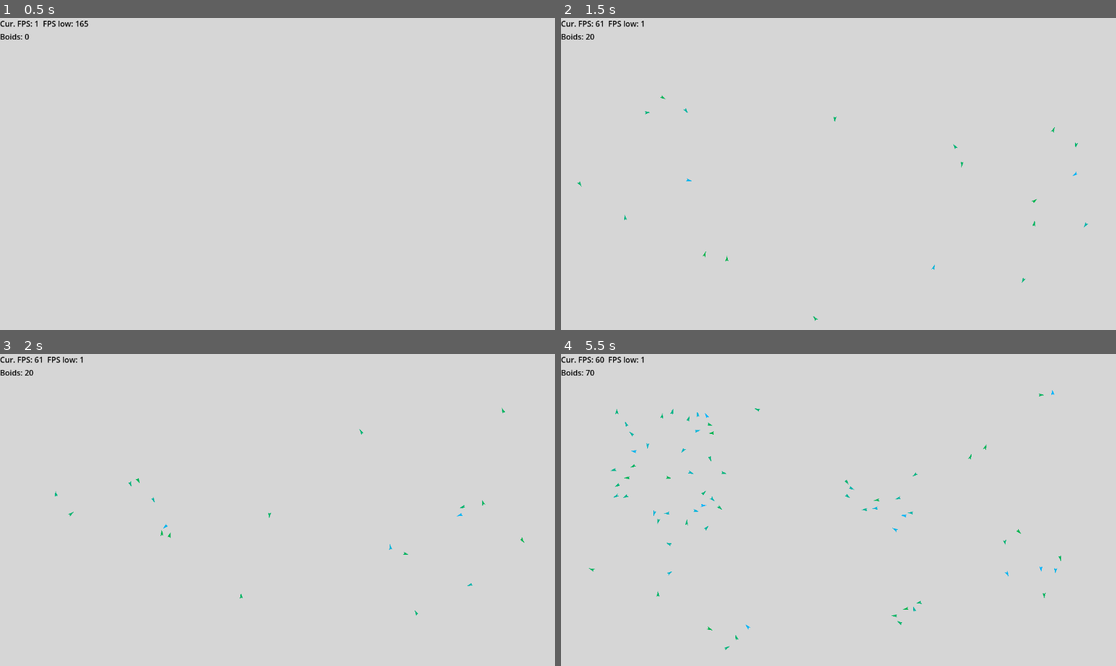
Above: before the commit, frames 1-4 (two rows, left to right).
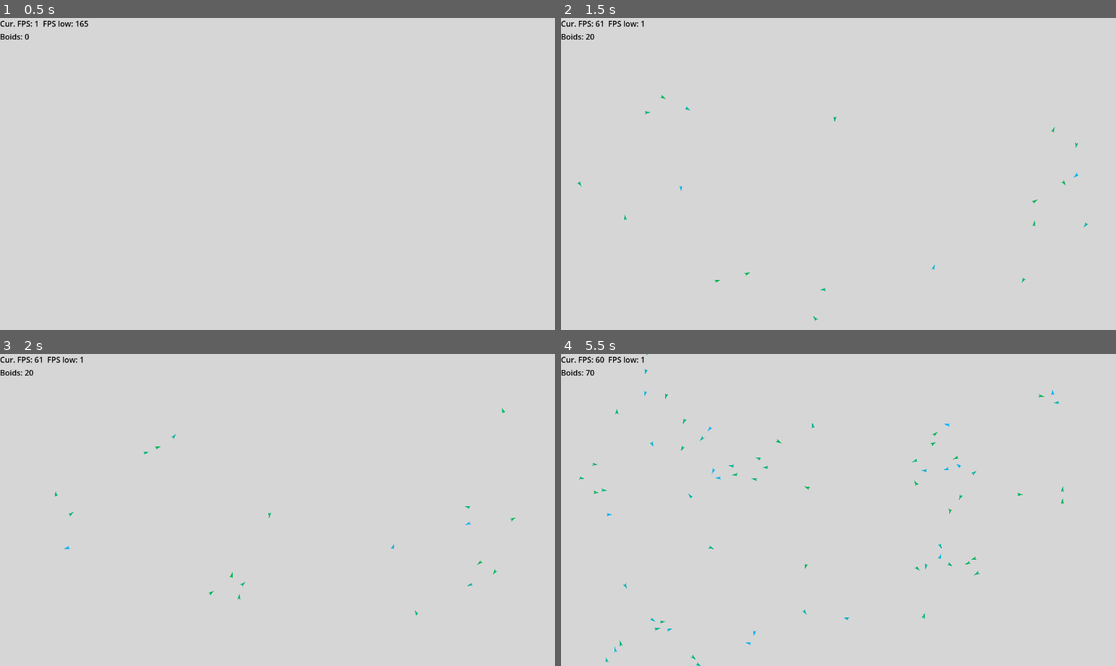
Above: after the commit, the same moments.

Repository: flamepineapple9/Boids
Game: Godot game, scene res://Scenes/Main.tscn
The game is run twice, just before and just after one commit, with the same random seed, the same clock (stepped at 60 frames per second) and the same inputs.
Inputs (mouse positions are in pixels of both pictures, inside the frame that each line leads up to):
- Up to frame 1 (0.5 s): no input
- Up to frame 2 (1.5 s): tap Enter at 0.5 s; move the mouse to (960, 158) at 0.52 s; tap Space (start) at 0.6, 1.35 s; move the mouse to (727, 189) at 1.27 s
- Up to frame 3 (2 s): no input
- Up to frame 4 (5.5 s): move the mouse to (894, 441) at 2.02 s; tap Space (start) every 0.75 s from 2.1 to 5.1 s; move the mouse to (810, 572) at 2.77 s; move the mouse to (1005, 556) at 3.52 s; move the mouse to (672, 463) at 4.27 s; move the mouse to (866, 510) at 5.02 s

Frame 1 is identical in both runs. In frame 2, less than 0.1% of the frame differs, in the area x 15-94%, y 24-88%; in frame 3, 0.2%; in frame 4, 0.8%, in the area x 3-91%, y 0-100%.

Commit message:
rays added

Diff:
--- a/Scenes/Boid.tscn
+++ b/Scenes/Boid.tscn
@@ -20,9 +20,27 @@
 shape = SubResource("RectangleShape2D_otun3")
 
 [node name="Vision" type="Area2D" parent="."]
+visible = false
 rotation = 1.57079
 collision_layer = 2
 
 [node name="VisionBox" type="CollisionPolygon2D" parent="Vision"]
 scale = Vector2(1.3, 1.3)
 polygon = PackedVector2Array(-15.3847, 15.3845, 0.000144793, -23.0769, 15.3845, 15.3847, 30.7691, 15.3848, 123.078, -184.615, 0.00154446, -246.154, -123.076, -184.616, -30.7693, 15.3844)
+
+[node name="Rays" type="Node2D" parent="."]
+
+[node name="RayCast" type="RayCast2D" parent="Rays"]
+scale = Vector2(1, 1)
+target_position = Vector2(83.28, -34.7613)
+collision_mask = 8
+
+[node name="RayCast2" type="RayCast2D" parent="Rays"]
+scale = Vector2(1, 1)
+target_position = Vector2(100, 0)
+collision_mask = 8
+
+[node name="RayCast3" type="RayCast2D" parent="Rays"]
+scale = Vector2(1, 1)
+target_position = Vector2(83.28, 34.761)
+collision_mask = 8
--- a/scripts/Boid.gd
+++ b/scripts/Boid.gd
@@ -60,7 +60,7 @@
 			if position.distance_to(localBoids[i].position) < 75 * startScale:
 				avgDist +=  position - localBoids[i].position
 
-		c = 3*avgDist.normalized()/5
+		c = 2*avgDist.normalized()/5
 
 	return c
 
@@ -80,12 +80,12 @@
 
 	return c/10
 
-#Will probably need to scale it's intensity, likely too strong right now
+
 func mouseAvoid():
 	c = Vector2.ZERO
 
 	var mousePos: Vector2 = get_viewport().get_mouse_position()
-	if position.distance_to(mousePos) < 200:
-		c -= (position - mousePos).normalized()
+	if position.distance_to(mousePos) < 150:
+		c = (position - mousePos).normalized()
 
-	return c
+	return c/5
